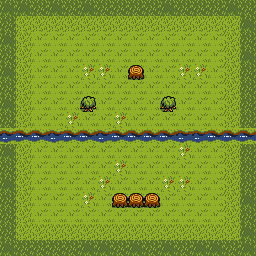
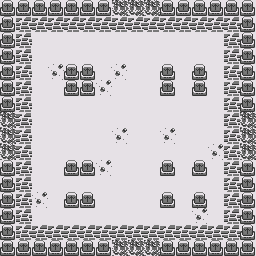
Layers edited between the first and the second 256x256 image:
added layer "Level9Decor" above "Level9Walls" over left=32, top=64, right=224, bottom=224
added layer "Level9Walls" above "Graveyard Inner Border" over left=64, top=64, right=208, bottom=208
added layer "Graveyard Inner Border" above "Graveyard Border" over left=16, top=16, right=240, bottom=240
added layer "Graveyard Border" above "Graveyard Spawners" over left=0, top=0, right=256, bottom=256
added layer "Graveyard Spawners" above "Graveyard Baclkground" over left=0, top=0, right=256, bottom=256
added layer "Graveyard Baclkground" above "Layer 185" over left=0, top=0, right=256, bottom=256
hid "Layer 185" over left=0, top=0, right=256, bottom=256
hid "Layer 126" over left=0, top=128, right=256, bottom=144
hid "BossLevel2Flowers" over left=64, top=64, right=208, bottom=208
hid "BossLevel2Walss" over left=80, top=64, right=176, bottom=208
showed "Level6Flowers" over left=32, top=32, right=224, bottom=208
hid "Layer 71" over left=16, top=16, right=240, bottom=240
hid "Layer 58" over left=32, top=32, right=224, bottom=224
hid "Layer 48" over left=0, top=0, right=256, bottom=256
